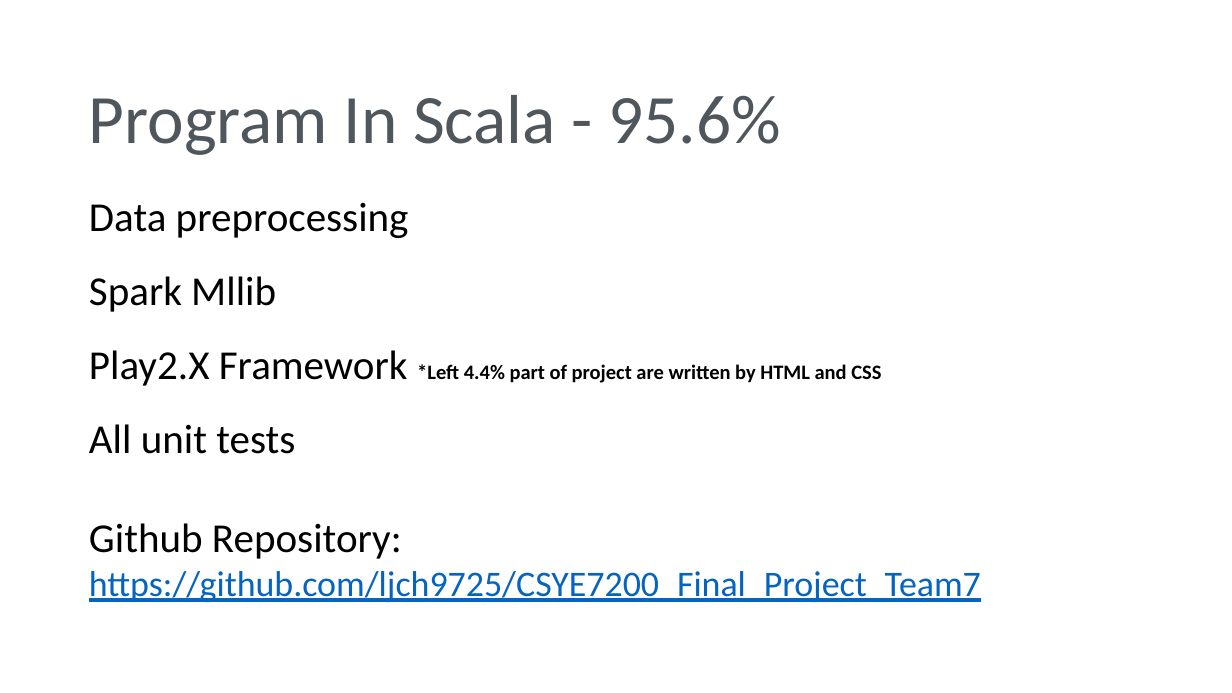
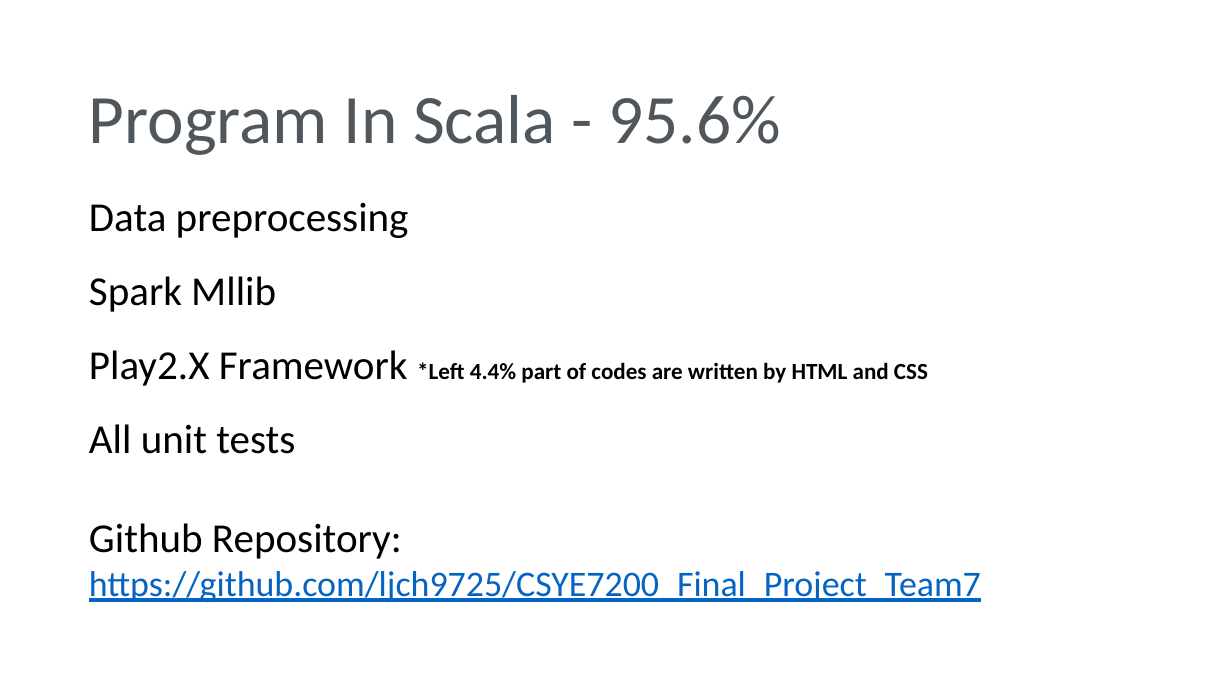
Before and after one commit to yougugugu/CSYE7200_Final_Project_Team7, a slide deck: slide 5 of Predicting Winner of LOL Match(final).pptx. Drawn at 1232x693 pixels with LibreOffice and Linux fonts; fonts in the diff are those of the drawing. Boxes give left, top, right and bottom in pixels: in the first picture for what was removed or moved away, otherwise in the second. Text is boxed around its words. In the diff, an @@ line names an element or a change of style, - is before the commit and + after.

```diff
--- a/Predicting Winner of LOL Match(final).pptx
+++ b/Predicting Winner of LOL Match(final).pptx
@@ text at box(89, 350, 928, 386): text changed; size 16 to 18 pt @@
-Play2.X Framework *Left 4.4% part of project are written by HTML and CSS
+Play2.X Framework *Left 4.4% part of codes are written by HTML and CSS
```
Also in this commit, not shown: 4 other slides changed, 7 slides added, 1 slide removed, 3 other files.
